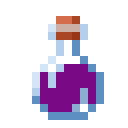
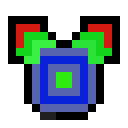
Layers edited between the first and the second 128 × 128 image:
added layer "magic_chestplate.png" above "sword_of_lava.png" over box(8, 16, 120, 120)
hid "chicha.png" over box(32, 16, 104, 120)
